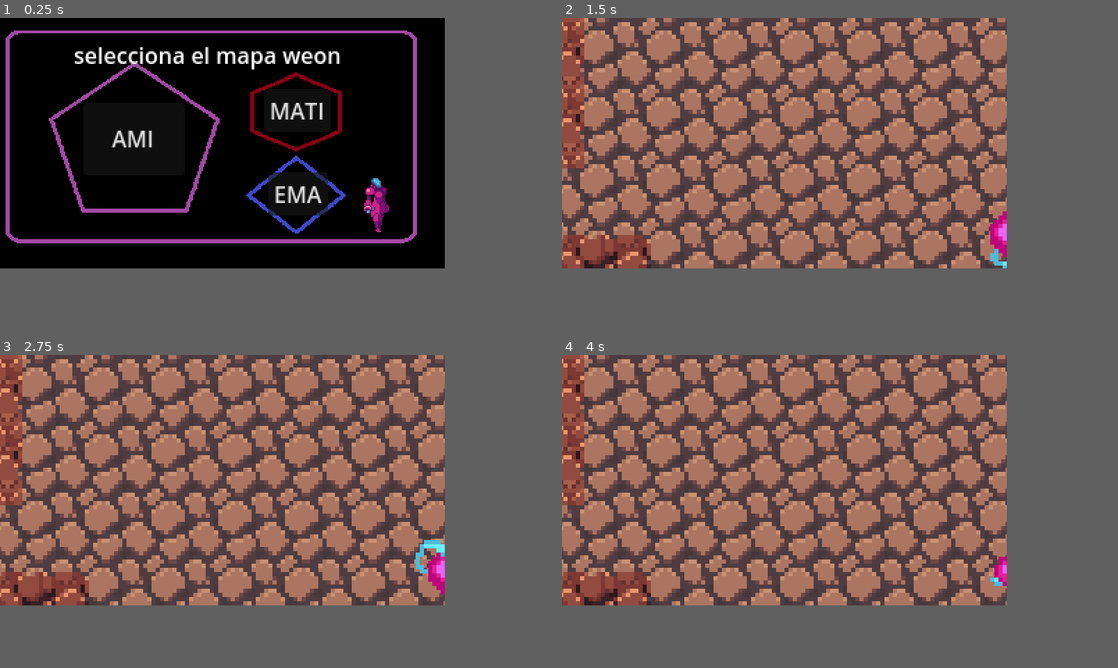
Above: before the commit, frames 1-4 (two rows, left to right).
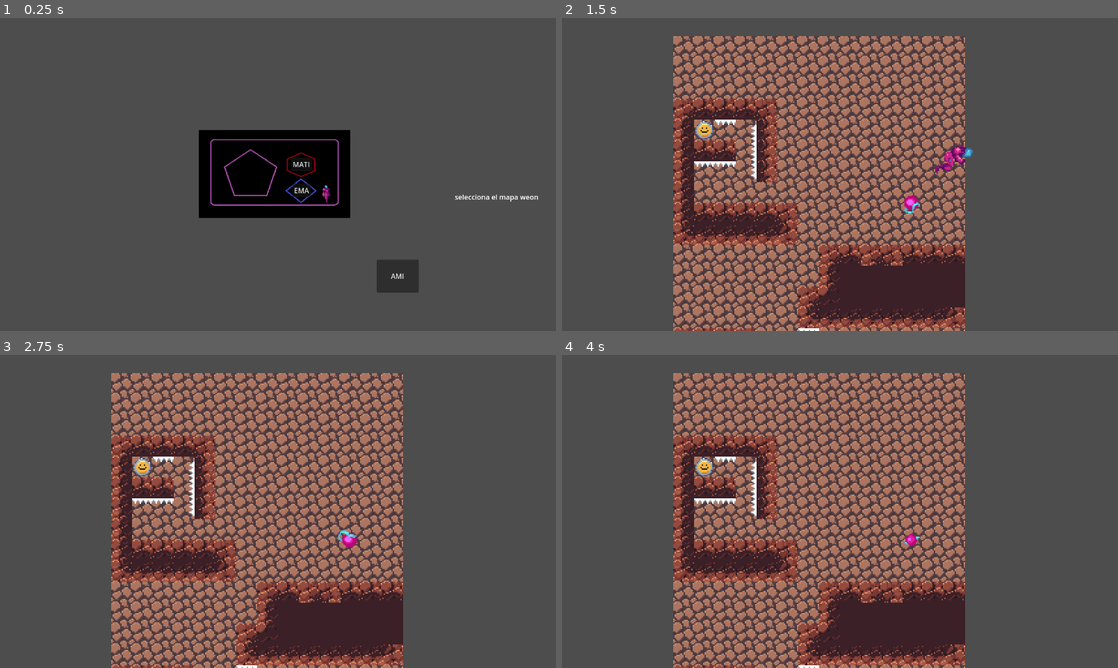
Above: after the commit, the same moments.

Repository: Podadora/Going_Up
Game: Godot game, scene res://escenas/Menu.tscn
Same seed, same stepped clock (60 frames per second), same inputs: the game is played once before the commit and once after it.
Inputs:
- Up to frame 1 (0.25 s): no input
- Up to frame 2 (1.5 s): click "EMA" at 0.5 s; hold Right (ui_right) from 1.28 s (still down); tap Up (ui_up) at 1.35 s
- Up to frame 3 (2.75 s): keep holding Right (ui_right); tap Up (ui_up) at 1.52, 1.82, 2.1, 2.27, 2.57 s
- Up to frame 4 (4 s): release Right (ui_right) at 2.78 s; hold Left (ui_left) 2.78-3.53 s; tap Up (ui_up) at 2.85, 3.6, 3.77 s; hold Right (ui_right) from 3.53 s (still down)
In our replay, the window is 640x360 before the commit and 800x450 after it. These sizes can differ from the game's own. Grey fills any space a smaller window leaves; there, only what the larger window draws over its background counts as a difference.

The runs differ from the first frame. In frame 1, 58% of the frame differs, in the area x 0-97%, y 0-88%; in frame 2, 53%; in frame 3, 53%; in frame 4, 53%.

Commit message:
Double Jump Mecanic

Diff:
--- a/going-up/escenas/level0.tscn
+++ b/going-up/escenas/level0.tscn
@@ -1,8 +1,9 @@
 [gd_scene load_steps=10 format=4 uid="uid://qt7iyfk6e7e8"]
 
-[ext_resource type="Texture2D" uid="uid://bgvk3weoda3fn" path="res://assets/tileset/simple.png" id="1_2of2f"]
-[ext_resource type="PackedScene" uid="uid://b2wetb2xeavl5" path="res://escenas/player.tscn" id="2_asr6o"]
-[ext_resource type="PackedScene" uid="uid://dknirpi2iepn" path="res://escenas/Blaster.tscn" id="3_ikp5u"]
+[ext_resource type="Texture2D" uid="uid://bgvk3weoda3fn" path="res://going-up/assets/tileset/simple.png" id="1_2of2f"]
+[ext_resource type="PackedScene" path="res://escenas/player.tscn" id="2_asr6o"]
+[ext_resource type="PackedScene" path="res://escenas/Blaster.tscn" id="3_ikp5u"]
+
 
 [sub_resource type="TileMapPattern" id="TileMapPattern_abstj"]
 tile_data = PackedInt32Array(0, 131072, 0, 1, 131072, 0, 2, 131072, 0)
--- /dev/null
+++ b/going-up/nuevo-proyecto-de-juego/icon.svg
@@ -0,0 +1 @@
+<svg xmlns="http://www.w3.org/2000/svg" width="128" height="128"><rect width="124" height="124" x="2" y="2" fill="#363d52" stroke="#212532" stroke-width="4" rx="14"/><g fill="#fff" transform="translate(12.322 12.322)scale(.101)"><path d="M105 673v33q407 354 814 0v-33z"/><path fill="#478cbf" d="m105 673 152 14q12 1 15 14l4 67 132 10 8-61q2-11 15-15h162q13 4 15 15l8 61 132-10 4-67q3-13 15-14l152-14V427q30-39 56-81-35-59-83-108-43 20-82 47-40-37-88-64 7-51 8-102-59-28-123-42-26 43-46 89-49-7-98 0-20-46-46-89-64 14-123 42 1 51 8 102-48 27-88 64-39-27-82-47-48 49-83 108 26 42 56 81zm0 33v39c0 276 813 276 814 0v-39l-134 12-5 69q-2 10-14 13l-162 11q-12 0-16-11l-10-65H446l-10 65q-4 11-16 11l-162-11q-12-3-14-13l-5-69z"/><path d="M483 600c0 34 58 34 58 0v-86c0-34-58-34-58 0z"/><circle cx="725" cy="526" r="90"/><circle cx="299" cy="526" r="90"/></g><g fill="#414042" transform="translate(12.322 12.322)scale(.101)"><circle cx="307" cy="532" r="60"/><circle cx="717" cy="532" r="60"/></g></svg>
--- /dev/null
+++ b/going-up/nuevo-proyecto-de-juego/project.godot
@@ -0,0 +1,15 @@
+; Engine configuration file.
+; It's best edited using the editor UI and not directly,
+; since the parameters that go here are not all obvious.
+;
+; Format:
+;   [section] ; section goes between []
+;   param=value ; assign values to parameters
+
+config_version=5
+
+[application]
+
+config/name="Nuevo Proyecto de Juego"
+config/features=PackedStringArray("4.3", "Forward Plus")
+config/icon="res://icon.svg"
--- a/going-up/project.godot
+++ b/going-up/project.godot
@@ -21,8 +21,8 @@
 
 [display]
 
-window/size/viewport_width=320
-window/size/viewport_height=180
+window/size/viewport_width=1280
+window/size/viewport_height=720
 window/stretch/mode="viewport"
 
 [layer_names]
--- a/going-up/scripts/player_1.gd
+++ b/going-up/scripts/player_1.gd
@@ -1,6 +1,6 @@
 extends CharacterBody2D
 @onready var animated_sprite_2d: AnimatedSprite2D = $AnimatedSprite2D
-
+var ACTUAL_JUMPS = 0
 const SPEED = 300.0
 const JUMP_VELOCITY = -400.0
 enum State {Idle, Run, Jump, Stand}
@@ -17,16 +17,19 @@
 	_running(delta)
 	_animations(delta)
 
-	move_and_slide()
+	move_and_slide() ## sinceramente no se que hace eso, si alguno sabe me avisa
 
+## Funcion para la gravedad
 func _gravedad(delta: float) -> void:
 	if not is_on_floor():
 		velocity += get_gravity() * delta
 
+## Funcion idle
 func _idle(delta: float) -> void:
 	if is_on_floor():
 		current_state = State.Idle
 
+## Funcion para moverse
 func _running(delta:float) -> void:
 	var direction := Input.get_axis("ui_left", "ui_right")
 	if direction:
@@ -40,18 +43,18 @@
 		else:
 			current_state = State.Jump
 
-
-
-
-
-
-
+## Funcion para saltos
 func _jumping(delta: float) -> void:
 	if Input.is_action_just_pressed("ui_up") and is_on_floor():
 		velocity.y = JUMP_VELOCITY
 		current_state = State.Jump
+		ACTUAL_JUMPS = 1
+	elif Input.is_action_just_pressed("ui_up") and ACTUAL_JUMPS == 1:
+		velocity.y = JUMP_VELOCITY
+		ACTUAL_JUMPS += 1
 
 
+## Funcion para animacions
 func _animations(delta: float) -> void:
 	if current_state == State.Run:
 		animated_sprite_2d.play("run")
Not shown, added: going-up/nuevo-proyecto-de-juego/icon.svg.import
Not shown, added: going-up/nuevo-proyecto-de-juego/.gitattributes
Not shown, added: going-up/nuevo-proyecto-de-juego/.gitignore
